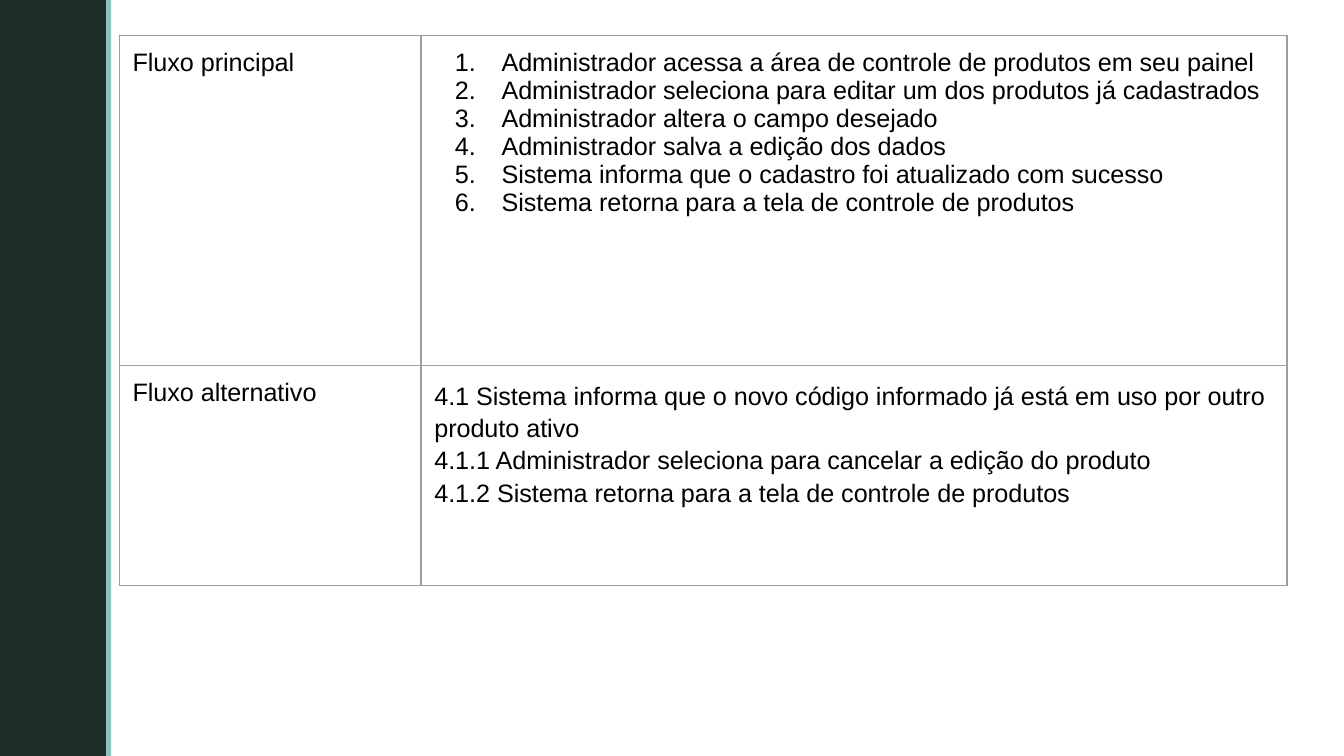
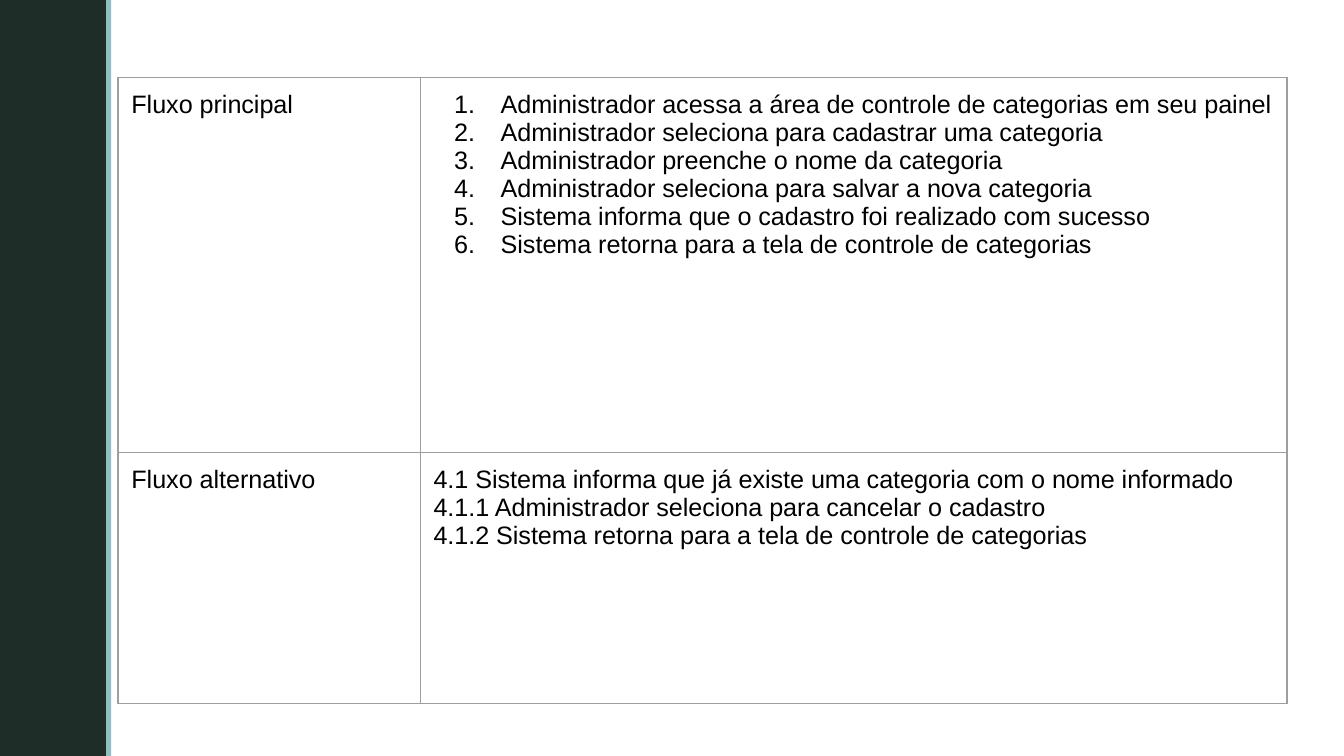
Before and after one commit to GabrielFVieira/PDV_Grupo5_Projeto_Software, a slide deck: slide 15 of documentos/Casos de Uso/CasosDeUso_Requisitos.pptx. Drawn at 1344x756 pixels with LibreOffice and Linux fonts; fonts in the diff are those of the drawing; background and template pictures are left out. Boxes give left, top, right and bottom in pixels: in the first picture for what was removed or moved away, otherwise in the second. Text is boxed around its words. In the diff, an @@ line names an element or a change of style, - is before the commit and + after.

```diff
--- a/documentos/Casos de Uso/CasosDeUso_Requisitos.pptx
+++ b/documentos/Casos de Uso/CasosDeUso_Requisitos.pptx
@@ table at (x1=118, y1=77, x2=1288, y2=554) @@
-row 1, column 2: Administrador acessa a área de controle de produtos em seu painel / Administrador seleciona para editar um dos produtos já cadastrados / Administrador altera o campo desejado / Administrador salva a edição dos dados / Sistema informa que o cadastro foi atualizado com sucesso / Sistema retorna para a tela de controle de produtos
+row 1, column 2: Administrador acessa a área de controle de categorias em seu painel / Administrador seleciona para cadastrar uma categoria / Administrador preenche o nome da categoria / Administrador seleciona para salvar a nova categoria / Sistema informa que o cadastro foi realizado com sucesso / Sistema retorna para a tela de controle de categorias
-row 2, column 2: 4.1 Sistema informa que o novo código informado já está em uso por outro produto ativo / 4.1.1 Administrador seleciona para cancelar a edição do produto / 4.1.2 Sistema retorna para a tela de controle de produtos
+row 2, column 2: 4.1 Sistema informa que já existe uma categoria com o nome informado / 4.1.1 Administrador seleciona para cancelar o cadastro / 4.1.2 Sistema retorna para a tela de controle de categorias
@@ table moved from (x1=120, y1=36, x2=1288, y2=511) to (x1=118, y1=77, x2=1288, y2=554) @@
```
Also in this commit, not shown: 6 other slides changed, 2 slides added, 1 other file.
